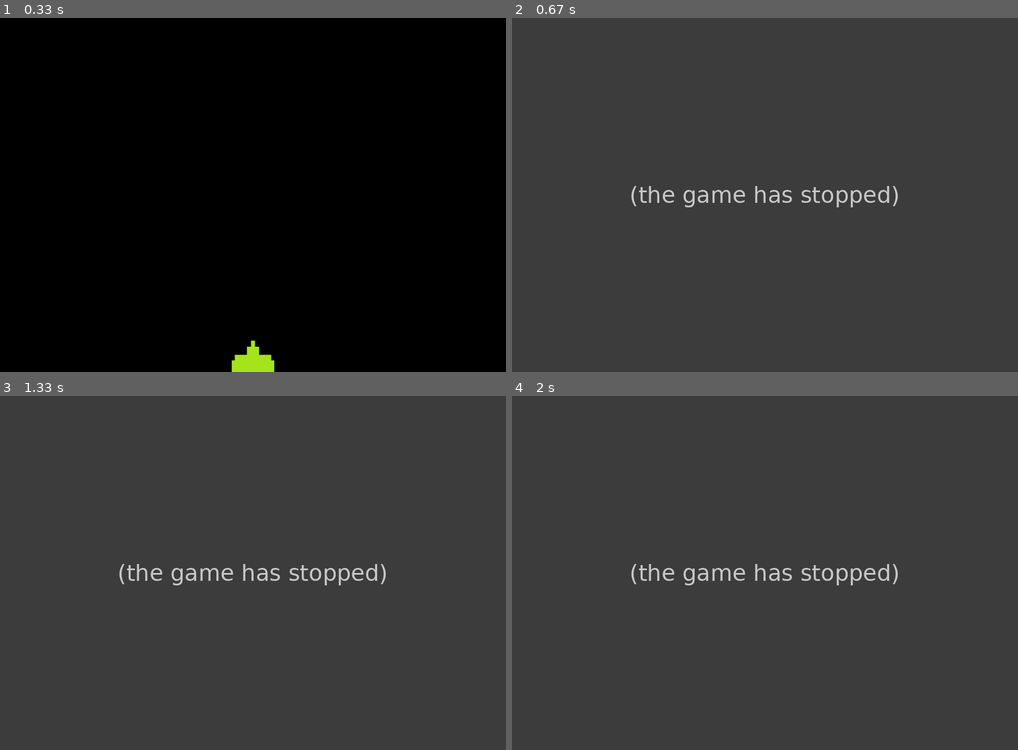
Above: before the commit, frames 1-4 (two rows, left to right).
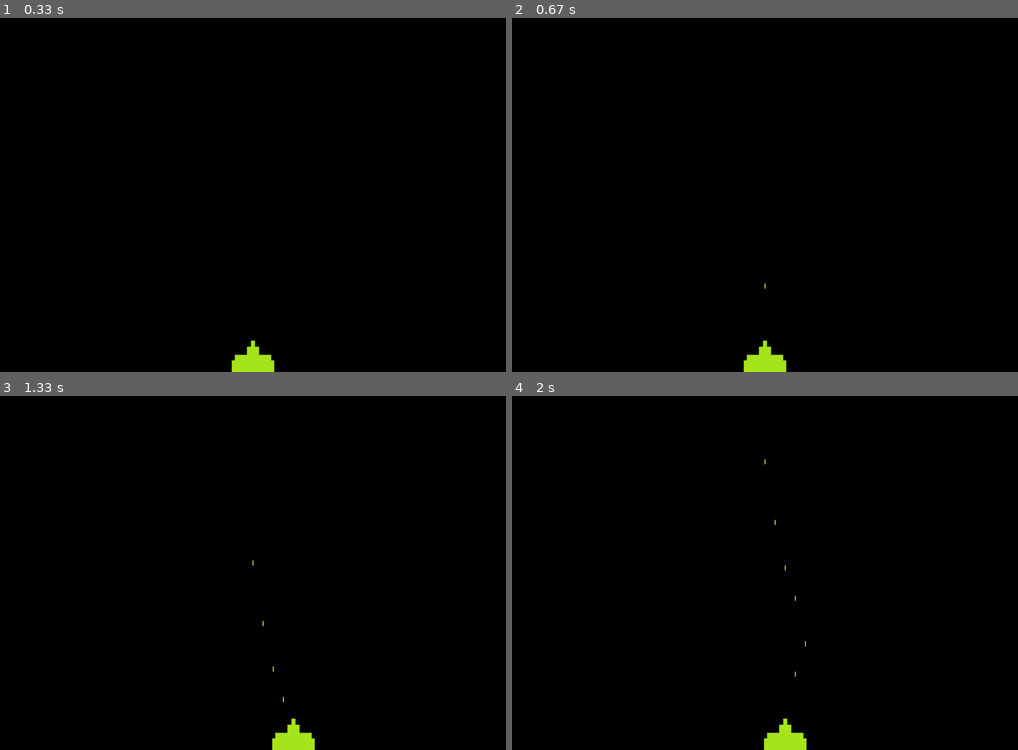
Above: after the commit, the same moments.

Repository: Astal2307/Pygame_Project
Game: pygame game, started from main.py
Two runs of this game, one before a commit and one after it. Both use one fixed random seed, a clock stepped at 60 frames per second and the inputs below.
Inputs:
- Up to frame 1 (0.33 s): no input
- Up to frame 2 (0.67 s): tap Space at 0.33 s
- Up to frame 3 (1.33 s): hold Right 0.67-1.13 s; tap Space at 0.73, 1.03, 1.23 s; hold Right from 1.17 s (still down)
- Up to frame 4 (2 s): tap Space at 1.53, 1.73 s; release Right at 1.63 s; hold Left from 1.67 s (still down)

Frame 1 is identical in both runs. In frame 2, 100% of the frame differs, in the area x 0-100%, y 0-100%; in frame 3, 100%; in frame 4, 100%.
Error before the commit: UnboundLocalError: cannot access local variable 'move' where it is not associated with a val...; the game stopped at 0.33 s (later frames are placeholders)

Commit message:
Add files via upload

Diff:
--- a/bullet.py
+++ b/bullet.py
@@ -10,5 +10,10 @@
         self.color = (168, 230, 29)
         self.speed = 10
         self.rect.centerx = player.rect.centerx
-        self.rect.top = player.rect.top
+        self.rect.top = player.rect.top + 25
         self.y = self.rect.y
+
+    def update(self):
+        self.y -= self.speed
+        self.rect.y = self.y
+        pg.draw.rect(self.screen, self.color, self.rect)
--- a/main.py
+++ b/main.py
@@ -1,6 +1,7 @@
 import sys
 import pygame as pg
 from player import Player
+from bullet import Bullet
 
 
 def main():
@@ -16,6 +17,11 @@
 
     running = True
     moving = False
+
+    move = 0
+    bullet = None
+    bullets = []
+
     while running:
         for event in pg.event.get():
             if event.type == pg.QUIT:
@@ -26,18 +32,36 @@
                     move = -10
                 if event.key == pg.K_RIGHT:
                     move = 10
+                if event.key == pg.K_SPACE:
+                    bullet = Bullet(screen, player)
+                    bullets.append(bullet)
             if event.type == pg.KEYUP:
+                move = 0
                 moving = False
 
         screen.fill('black')
+        if bullets:
+            for blt in bullets:
+                blt.update()
         if moving:
             player.update(move=move)
         else:
             player.update()
+        remove_bullets(bullets)
         pg.display.flip()
         clock.tick(FPS)
 
 
+def remove_bullets(bullets):
+    for i in bullets.copy():
+        if i.rect.bottom <= 0:
+            bullets.remove(i)
+
+
+def create_enemies(screen, ino):
+    """Creating enemies (will need Alien class)"""
+    pass
+
 
 if __name__ == '__main__':
     main()
